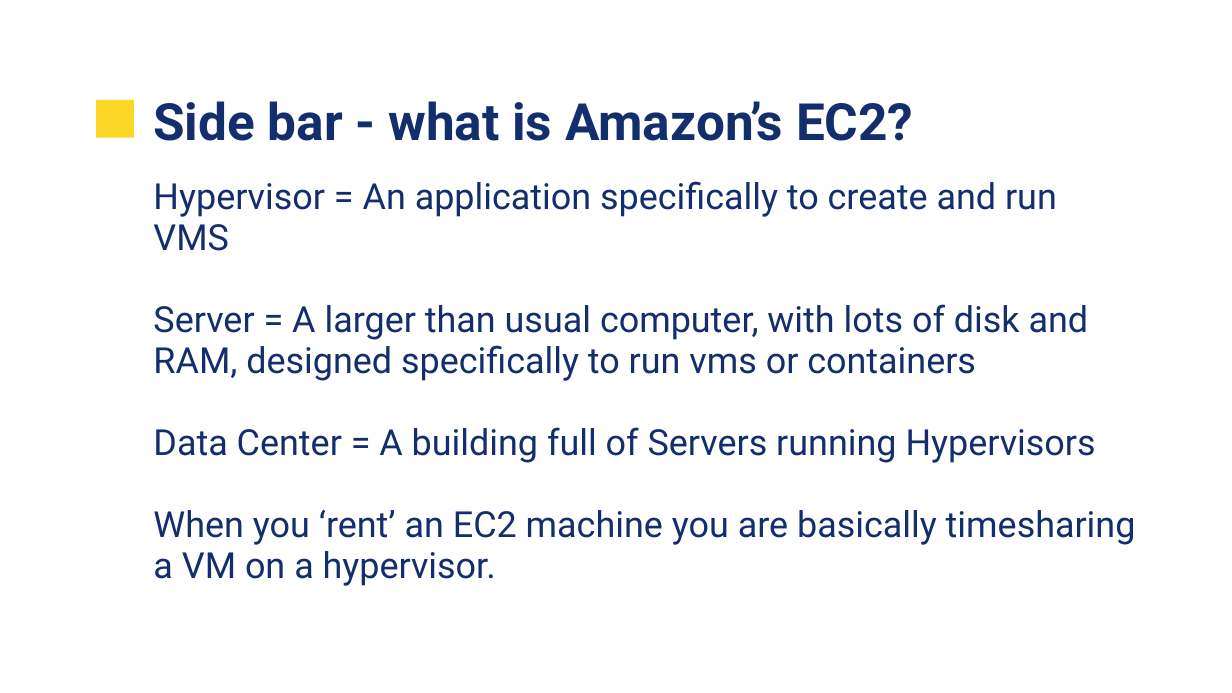
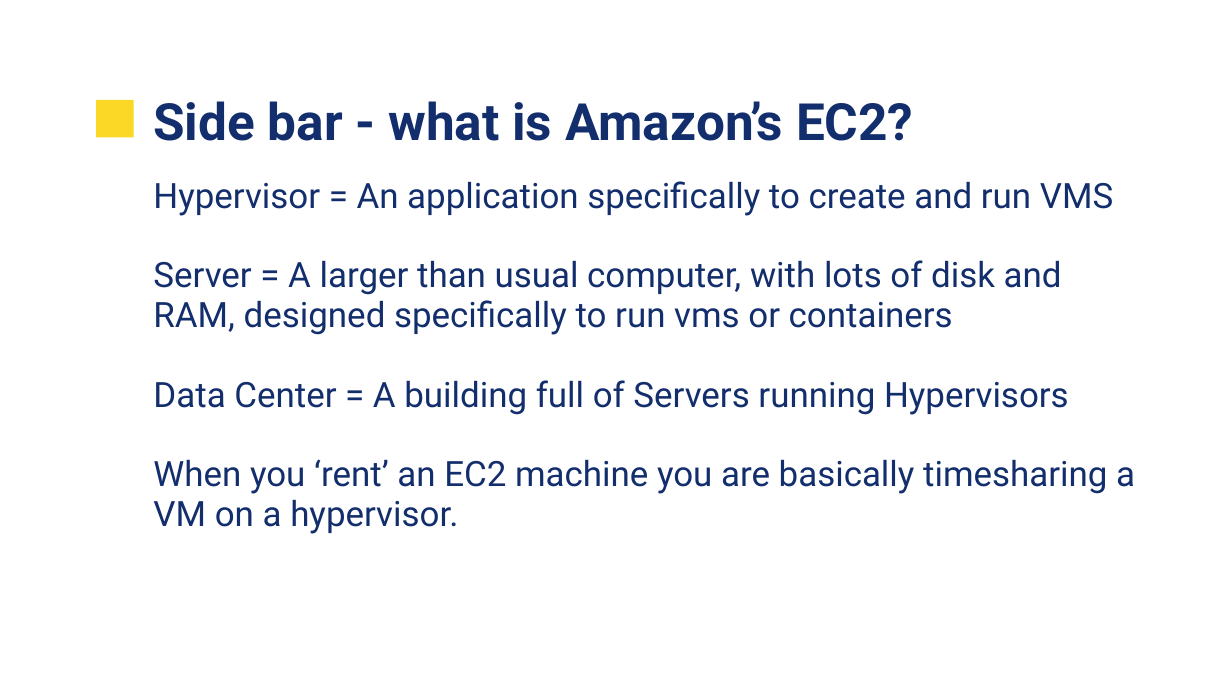
Before and after one commit to UVADS/data_engineering, a slide deck: slide 10 of containers/UVA-Containers.pptx (slide 8 before the commit). Drawn at 1232x693 pixels with LibreOffice and Linux fonts; fonts in the diff are those of the drawing; background and template pictures are left out. Boxes give left, top, right and bottom in pixels: in the first picture for what was removed or moved away, otherwise in the second. Text is boxed around its words. In the diff, an @@ line names an element or a change of style, - is before the commit and + after.

Commit message:
added some container slides

```diff
--- a/containers/UVA-Containers.pptx
+++ b/containers/UVA-Containers.pptx
@@ text "Hypervisor = An application specifically ..." at bbox=[153, 181, 1135, 534]: size 21 to 20.4 pt @@
```
Also in this commit, not shown: 3 other slides changed, 2 slides added.
